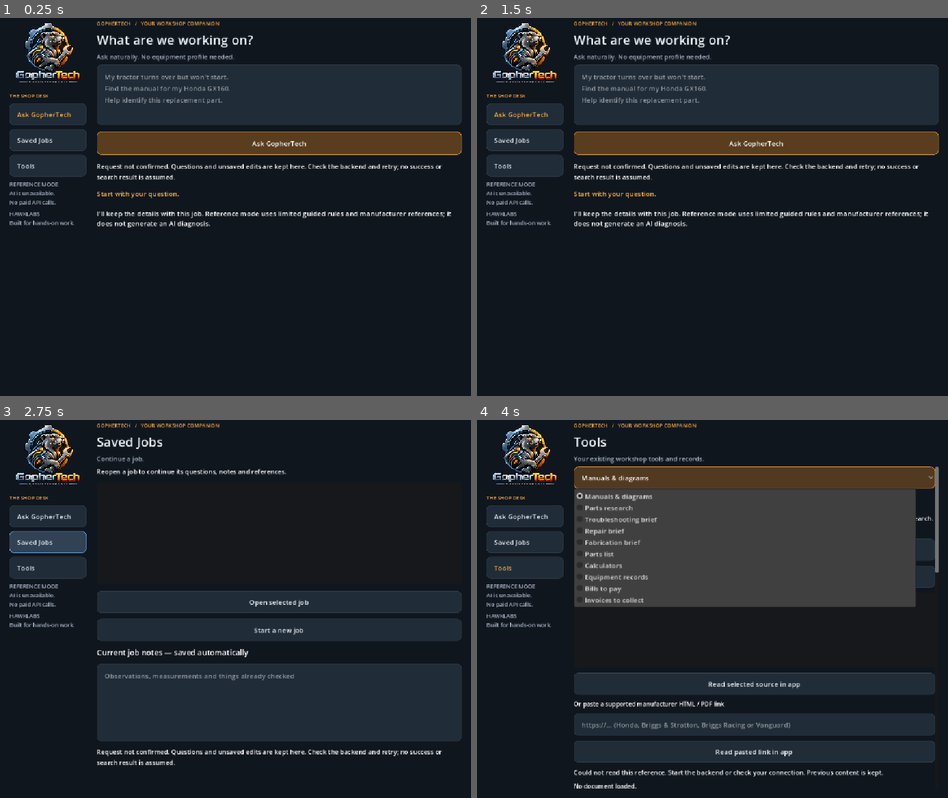
Above: before the commit, frames 1-4 (two rows, left to right).
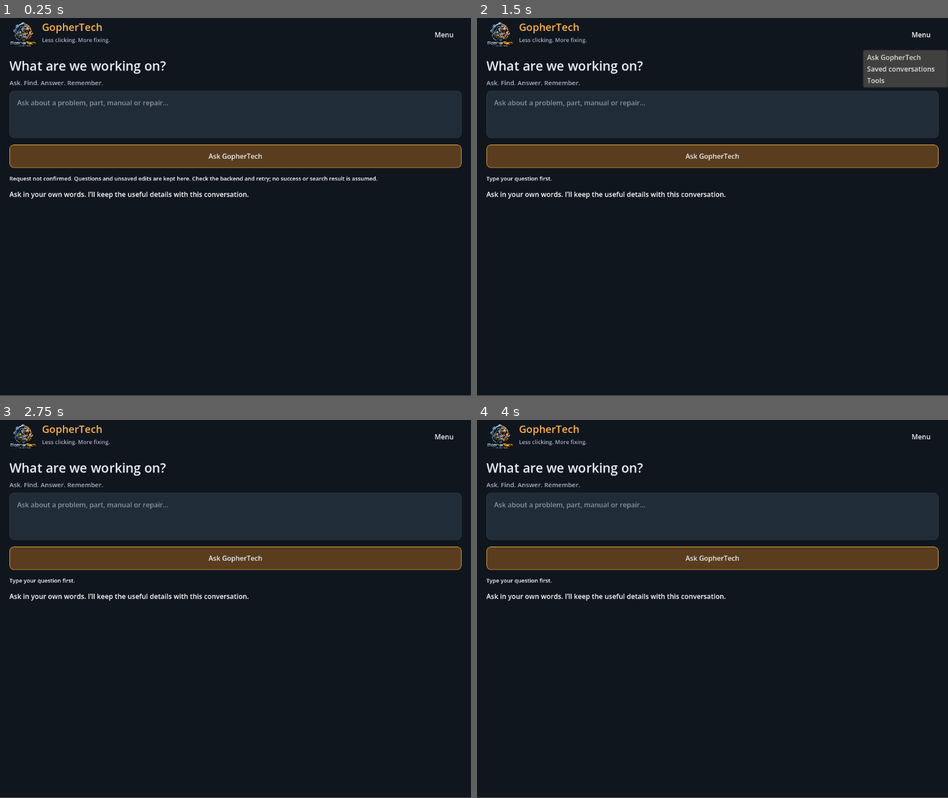
Above: after the commit, the same moments.

Repository: Hawklabs-dev/GopherTech
Game: Godot game, scene res://shop_dashboard.tscn
The game is run twice, just before and just after one commit, with the same random seed, the same clock (stepped at 60 frames per second) and the same inputs.
Inputs (mouse positions are in pixels of both pictures, inside the frame that each line leads up to):
- Up to frame 1 (0.25 s): no input
- Up to frame 2 (1.5 s): click "Ask GopherTech" at 0.5 s; click (919, 33) at 1.25 s, where only the run after the commit has a clickable "Menu"
- Up to frame 3 (2.75 s): click (47, 540) at 2 s, where only the run before the commit has a clickable "Saved Jobs"
- Up to frame 4 (4 s): click (524, 567) at 2.75 s, where only the run before the commit has a clickable "Tools"; click (754, 476) at 3.5 s, where only the run before the commit has a clickable "Manuals & diagrams"
In our replay, the window is 800x655 before the commit and 800x654 after it. These sizes can differ from the game's own. Grey fills any space a smaller window leaves; there, only what the larger window draws over its background counts as a difference.

The runs differ from the first frame. In frame 1, 20% of the frame differs, in the area x 2-99%, y 0-56%; in frame 2, 20%; in frame 3, 46%; in frame 4, 48%, in the area x 2-99%, y 0-98%.

Commit message:
Compact conversational UI with expandable detail and responsive layout

Diff:
--- a/Godot/gopher-tech/job_workspace.gd
+++ b/Godot/gopher-tech/job_workspace.gd
@@ -37,6 +37,8 @@
 var request_fingerprint := ""
 var create_key := ""
 var applying := false
+var expanded_details: Dictionary = {}
+var sources_expanded := false
 
 func label(parent: Node, value: String, size: int = 15) -> Label:
 	var node := Label.new()
@@ -68,18 +70,18 @@
 	var configured := OS.get_environment("GOPHERTECH_API_URL").strip_edges().trim_suffix("/")
 	if not configured.is_empty(): api_url = configured
 	question = TextEdit.new()
-	question.placeholder_text = "My tractor turns over but won't start.\nFind the manual for my Honda GX160.\nHelp identify this replacement part."
+	question.placeholder_text = "Ask about a problem, part, manual or repair…"
 	question.wrap_mode = TextEdit.LINE_WRAPPING_BOUNDARY
-	question.custom_minimum_size.y = 140
+	question.custom_minimum_size.y = 110
 	add_child(question)
 	ask_button = Button.new()
 	ask_button.text = "Ask GopherTech"
 	ask_button.custom_minimum_size.y = 54
 	ask_button.pressed.connect(ask)
 	add_child(ask_button)
-	status = label(self, "Reference mode • AI is unavailable. Questions and job context save to SQLite when the backend is connected.")
-	conversation = rich(self, 260)
-	conversation.text = "[color=#ffb347]Start with your question.[/color]\n\nI'll keep the details with this job. Reference mode uses limited guided rules and manufacturer references; it does not generate an AI diagnosis."
+	status = label(self, "Reference mode · AI not connected. Your work saves locally.", 13)
+	conversation = rich(self, 160)
+	conversation.text = "Ask in your own words. I’ll keep the useful details with this conversation."
 	document_panel = VBoxContainer.new()
 	document_panel.add_theme_constant_override("separation", 12)
 	document_panel.visible = false
@@ -263,27 +265,58 @@
 	if job.get("id", "") != value.get("id", ""):
 		document = {}
 		document_panel.visible = false
+		expanded_details.clear()
+		sources_expanded = false
 	job = value
 	for name in pending_state: job[name] = pending_state[name]
 	applying = true
 	notes.text = job.get("notes", "")
 	applying = false
 	source_records = job.get("sources", [])
+	render_conversation()
+	job_loaded.emit(job)
+
+func brief_answer(value: String) -> String:
+	var paragraphs := value.split("\n\n", false)
+	if paragraphs.size() > 1 and paragraphs[0].begins_with("Keeping "):
+		paragraphs.remove_at(0)
+	if paragraphs.is_empty(): return value
+	var selected := PackedStringArray([paragraphs[0]])
+	for paragraph in paragraphs.slice(1):
+		if paragraph.begins_with("Next ") or paragraph.begins_with("No matching ") or "Do not " in paragraph or "do not " in paragraph or paragraph.begins_with("Keep ignition") or "not verified engineering" in paragraph or paragraph.ends_with("?"):
+			selected.append(paragraph)
+	return "\n\n".join(selected)
+
+func render_conversation() -> void:
 	var transcript := ""
 	for entry in job.get("messages", []):
-		transcript += "[color=#ffb347][b]%s[/b][/color]\n%s\n\n" % ["You" if entry["role"] == "user" else "GopherTech · Reference mode", escape(entry["content"])]
-	if transcript.is_empty(): transcript = "This job has no questions yet. Ask above to continue.\n\n"
+		var id := str(entry["id"])
+		var content: String = entry["content"]
+		if entry["role"] == "assistant" and not expanded_details.get(id, false):
+			content = brief_answer(content)
+		transcript += "[color=#ffb347][b]%s[/b][/color]\n%s\n" % ["You" if entry["role"] == "user" else "GopherTech", escape(content)]
+		if entry["role"] == "assistant":
+			transcript += "[url=detail:%s][color=#a6b3c4]%s[/color][/url]\n" % [id, "Less detail" if expanded_details.get(id, false) else "Technical details"]
+		transcript += "\n"
+	if transcript.is_empty(): transcript = "Ask your question above to continue.\n\n"
 	if not source_records.is_empty():
-		transcript += "[b]Job references[/b] — locations are unverified until read; document applicability still needs checking.\n"
-	for index in range(source_records.size()):
-		var entry: Dictionary = source_records[index]
-		transcript += "[url=source:%d]%s[/url] · %s\n" % [index, escape(entry["title"]), "saved copy · " + str(entry.get("updated_at", "")).substr(0, 10) if entry.get("read", false) else "reference location"]
+		transcript += "[url=sources]Sources & saved findings (%d)[/url]\n" % source_records.size()
+	if sources_expanded:
+		for index in range(source_records.size()):
+			var entry: Dictionary = source_records[index]
+			transcript += "[url=source:%d]%s[/url] · %s\n" % [index, escape(entry["title"]), "saved copy · " + str(entry.get("updated_at", "")).substr(0, 10) if entry.get("read", false) else "unverified reference location"]
 	conversation.text = transcript
-	job_loaded.emit(job)
 
 func on_link(meta: Variant) -> void:
 	var value := str(meta)
-	if value.begins_with("source:"):
+	if value.begins_with("detail:"):
+		var id := value.trim_prefix("detail:")
+		expanded_details[id] = not expanded_details.get(id, false)
+		render_conversation()
+	elif value == "sources":
+		sources_expanded = not sources_expanded
+		render_conversation()
+	elif value.begins_with("source:"):
 		var index := value.trim_prefix("source:").to_int()
 		if index >= 0 and index < source_records.size(): open_reference(source_records[index]["url"])
 	elif value.begins_with("document:"):
--- a/Godot/gopher-tech/project.godot
+++ b/Godot/gopher-tech/project.godot
@@ -21,7 +21,9 @@
 window/size/viewport_height=900
 window/size/window_width_override=1100
 window/size/window_height_override=900
-window/stretch/mode="canvas_items"
+window/size/min_width=360
+window/size/min_height=560
+window/stretch/mode="disabled"
 window/stretch/aspect="expand"
 
 [physics]
--- a/Godot/gopher-tech/shop_dashboard.gd
+++ b/Godot/gopher-tech/shop_dashboard.gd
@@ -28,6 +28,8 @@
 var tool_mount: VBoxContainer
 var active_tool := "references"
 var syncing_job := false
+var menu_button: MenuButton
+var outer_margin: MarginContainer
 const TOOL_CHOICES := [["references", "Manuals & diagrams"], ["parts", "Parts research"], ["diagnose", "Troubleshooting …(235 unchanged characters)…
 
 func text(value: String, size: int = 16, color: Color = Color("edf2f7")) -> Label:
@@ -107,42 +109,40 @@
 	backdrop.mouse_filter = Control.MOUSE_FILTER_IGNORE
 	add_child(backdrop)
 	var margin := MarginContainer.new()
+	outer_margin = margin
 	margin.set_anchors_and_offsets_preset(Control.PRESET_FULL_RECT)
 	for edge in ["left", "right", "top", "bottom"]:
 		margin.add_theme_constant_override("margin_" + edge, 22)
 	add_child(margin)
-	var layout := HBoxContainer.new()
-	layout.add_theme_constant_override("separation", 24)
+	var layout := VBoxContainer.new()
+	layout.add_theme_constant_override("separation", 16)
 	margin.add_child(layout)
-	var rail_scroll := ScrollContainer.new()
-	rail_scroll.custom_minimum_size.x = 180
-	rail_scroll.horizontal_scroll_mode = ScrollContainer.SCROLL_MODE_DISABLED
-	layout.add_child(rail_scroll)
-	var rail := VBoxContainer.new()
-	rail.size_flags_horizontal = Control.SIZE_EXPAND_FILL
-	rail.add_theme_constant_override("separation", 9)
-	rail_scroll.add_child(rail)
+	var header := HBoxContainer.new()
+	header.add_theme_constant_override("separation", 12)
+	layout.add_child(header)
 	var logo := TextureRect.new()
 	logo.texture = load("res://assets/gophertech-logo.png")
 	logo.expand_mode = TextureRect.EXPAND_IGNORE_SIZE
 	logo.stretch_mode = TextureRect.STRETCH_KEEP_ASPECT_CENTERED
-	logo.custom_minimum_size = Vector2(170, 160)
-	rail.add_child(logo)
-	rail.add_child(text("THE SHOP DESK", 12, AMBER))
-	var tabs := [["home", "Ask GopherTech"], ["saved", "Saved Jobs"], ["tools", "Tools"]]
-	for tab in tabs:
-		var key: String = tab[0]
-		var button := action(tab[1], func(): show_page(key))
-		button.alignment = HORIZONTAL_ALIGNMENT_LEFT
-		rail.add_child(button)
-		navigation[key] = button
-	rail.add_child(text("REFERENCE MODE\nAI is unavailable.\nNo paid API calls.", 13, MUTED))
-	rail.add_child(text("HAWKLABS\nBuilt for hands-on work.", 13, MUTED))
+	logo.custom_minimum_size = Vector2(64, 70)
+	header.add_child(logo)
+	var brand := VBoxContainer.new()
+	brand.size_flags_horizontal = Control.SIZE_EXPAND_FILL
+	header.add_child(brand)
+	brand.add_child(text("GopherTech", 24, AMBER))
+	brand.add_child(text("Less clicking. More fixing.", 13, MUTED))
+	navigation = {"home":"Ask GopherTech", "saved":"Saved conversations", "tools":"Tools"}
+	menu_button = MenuButton.new()
+	menu_button.text = "Menu"
+	menu_button.custom_minimum_size = Vector2(66, 44)
+	header.add_child(menu_button)
+	for key in navigation: menu_button.get_popup().add_item(navigation[key])
+	menu_button.get_popup().id_pressed.connect(func(id: int): show_page(navigation.keys()[id]))
 	var main := VBoxContainer.new()
 	main.size_flags_horizontal = Control.SIZE_EXPAND_FILL
+	main.size_flags_vertical = Control.SIZE_EXPAND_FILL
 	main.add_theme_constant_override("separation", 8)
 	layout.add_child(main)
-	main.add_child(text("GOPHERTECH   /   YOUR WORKSHOP COMPANION", 12, AMBER))
 	page_title = text("", 30)
 	main.add_child(page_title)
 	page_hint = text("", 15, MUTED)
@@ -204,6 +204,10 @@
 	show_page("home")
 
 func adapt_layout() -> void:
+	if outer_margin != null:
+		for side in ["left", "right", "top", "bottom"]:
+			outer_margin.add_theme_constant_override("margin_" + side, 14 if size.x < 600 else 22)
+	if page_title != null: page_title.add_theme_font_size_override("font_size", 25 if size.x < 600 else 30)
 	if tile_grid != null:
 		tile_grid.columns = 1 if size.x < 960 else 2
 
@@ -219,10 +223,8 @@
 	page_scroll.set_deferred("scroll_vertical", 0)
 	for name in ["home", "saved", "tools"]: pages[name].visible = name == key
 	for choice in TOOL_CHOICES: pages[choice[0]].visible = choice[0] == active_tool
-	for name in navigation:
-		navigation[name].add_theme_color_override("font_color", AMBER if name == key else Color("edf2f7"))
 	page_title.text = {"home":"What are we working on?", "saved":"Saved Jobs", "tools":"Tools"}[key]
-	page_hint.text = "Ask naturally. No equipment profile needed." if key == "home" else "Continue a job." if key == "saved" else "Your existing workshop tools and records."
+	page_hint.text = "Ask. Find. Answer. Remember." if key == "home" else "Your saved findings and conversations." if key == "saved" else "Existing tools and records."
 	if key == "saved": job_workspace.refresh_jobs()
 
 func build_home() -> void:
--- a/Godot/gopher-tech/shop_smoke.gd
+++ b/Godot/gopher-tech/shop_smoke.gd
@@ -21,7 +21,7 @@
 	check(dashboard.pages["home"].visible, "home starts visible")
 	check(not dashboard.pages["equipment"].visible, "equipment registration is optional")
 	for key in dashboard.navigation:
-		dashboard.navigation[key].pressed.emit()
+		dashboard.menu_button.get_popup().id_pressed.emit(dashboard.navigation.keys().find(key))
 		check(dashboard.active_page == key, "navigation opens " + key)
 		var visible_pages := 0
 		for page in dashboard.pages.values():
